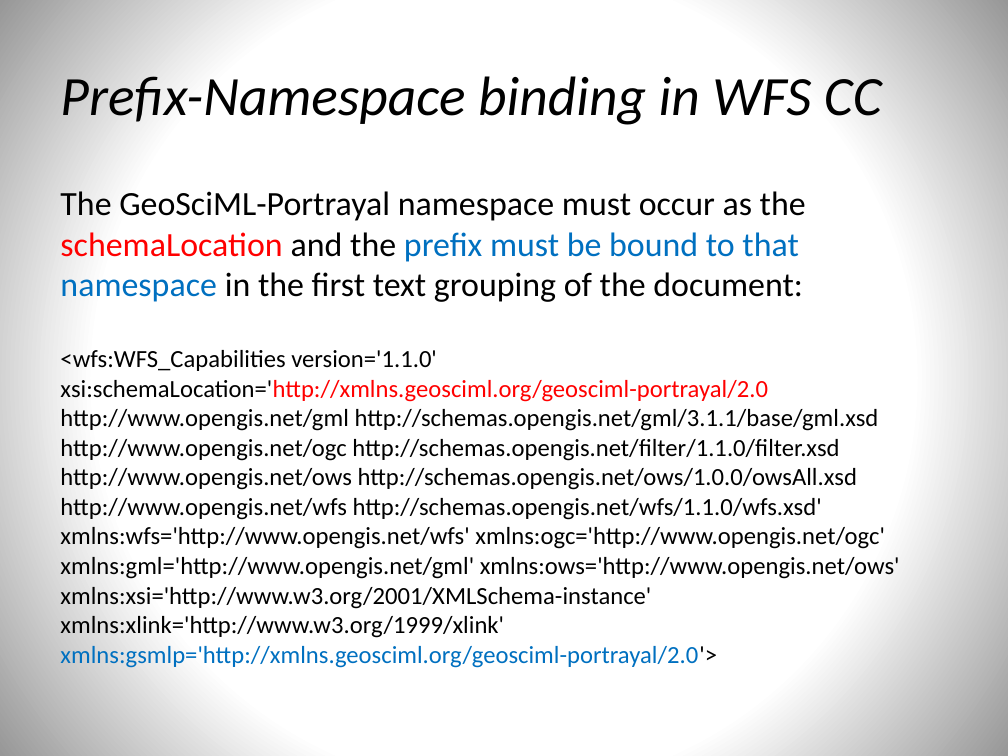
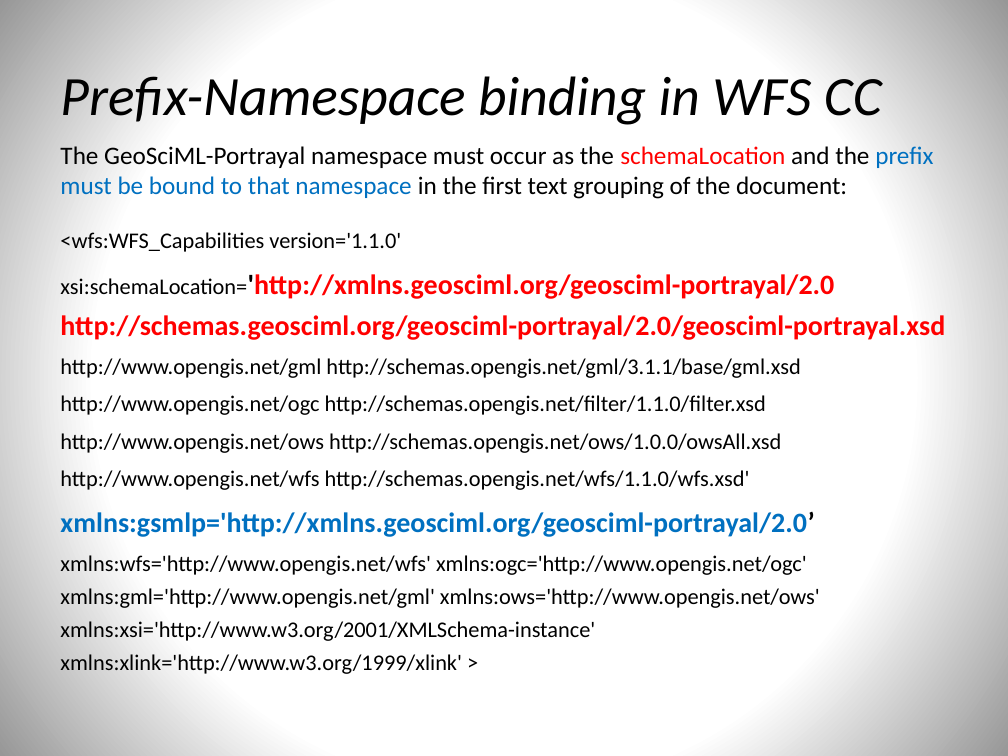
Before and after one commit to usgin/Workshops, a slide deck: slide 17 of OneGeologyWebinar/OneGeology.pptx (slide 13 before the commit). Drawn at 1008x756 pixels with LibreOffice and Linux fonts; fonts in the diff are those of the drawing. Boxes give left, top, right and bottom in pixels: in the first picture for what was removed or moved away, otherwise in the second. Text is boxed around its words. In the diff, an @@ line names an element or a change of style, - is before the commit and + after.

Commit message:
work on presentation for workshop
Add more info about OneGeology and GeoSciML portrayal

```diff
--- a/OneGeologyWebinar/OneGeology.pptx
+++ b/OneGeologyWebinar/OneGeology.pptx
@@ text "The GeoSciML-Portrayal namespace must occur ...": place and size @@
-text "The GeoSciML-Portrayal namespace must occur ..." at [60, 191, 900, 669]
+text "The GeoSciML-Portrayal namespace must occur ..." at [60, 146, 945, 676]
@@ text at [60, 146, 933, 199]: size 24.2 to 18 pt in "The GeoSciML-Portrayal namespace must occur as the ..."; less space between paragraphs @@
@@ text at [60, 232, 945, 676]: text changed; size 17.6 to 16 pt @@
-<wfs:WFS_Capabilities version='1.1.0' xsi:schemaLocation='http://xmlns.geosciml.org/geosciml-portrayal/2.0 http://www.opengis.net/gml http://schemas.opengis.net/gml/3.1.1/base/gml.xsd http://www.opengis.net/ogc http://schemas.opengis.net/filter/1.1.0/filter.xsd http://www.opengis.net/ows http://schemas.opengis.net/ows/1.0.0/owsAll.xsd http://www.opengis.net/wfs http://schemas.opengis.net/wfs/1.1.0/wfs.xsd' xmlns:wfs='http://www.opengis.net/wfs' xmlns:ogc='http://www.opengis.net/ogc' xmlns:gml='http://www.opengis.net/gml' xmlns:ows='http://www.opengis.net/ows' xmlns:xsi='http://www.w3.org/2001/XMLSchema-instance' xmlns:xlink='http://www.w3.org/1999/xlink' xmlns:gsmlp='http://xmlns.geosciml.org/geosciml-portrayal/2.0'>
+<wfs:WFS_Capabilities version='1.1.0'
+xsi:schemaLocation='http://xmlns.geosciml.org/geosciml-portrayal/2.0 http://schemas.geosciml.org/geosciml-portrayal/2.0/geosciml-portrayal.xsd
+http://www.opengis.net/gml http://schemas.opengis.net/gml/3.1.1/base/gml.xsd
+http://www.opengis.net/ogc http://schemas.opengis.net/filter/1.1.0/filter.xsd
+http://www.opengis.net/ows http://schemas.opengis.net/ows/1.0.0/owsAll.xsd
+http://www.opengis.net/wfs http://schemas.opengis.net/wfs/1.1.0/wfs.xsd'
+xmlns:gsmlp='http://xmlns.geosciml.org/geosciml-portrayal/2.0’
+xmlns:wfs='http://www.opengis.net/wfs' xmlns:ogc='http://www.opengis.net/ogc' xmlns:gml='http://www.opengis.net/gml' xmlns:ows='http://www.opengis.net/ows' xmlns:xsi='http://www.w3.org/2001/XMLSchema-instance' xmlns:xlink='http://www.w3.org/1999/xlink' >
```
Also in this commit, not shown: 5 other slides changed, 4 slides added.
